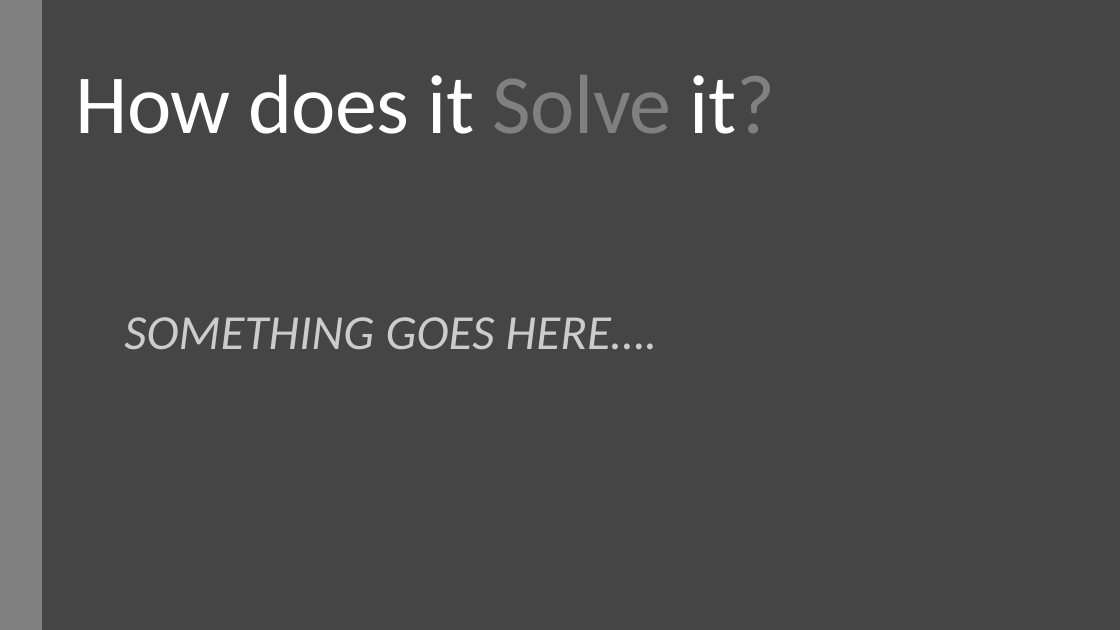
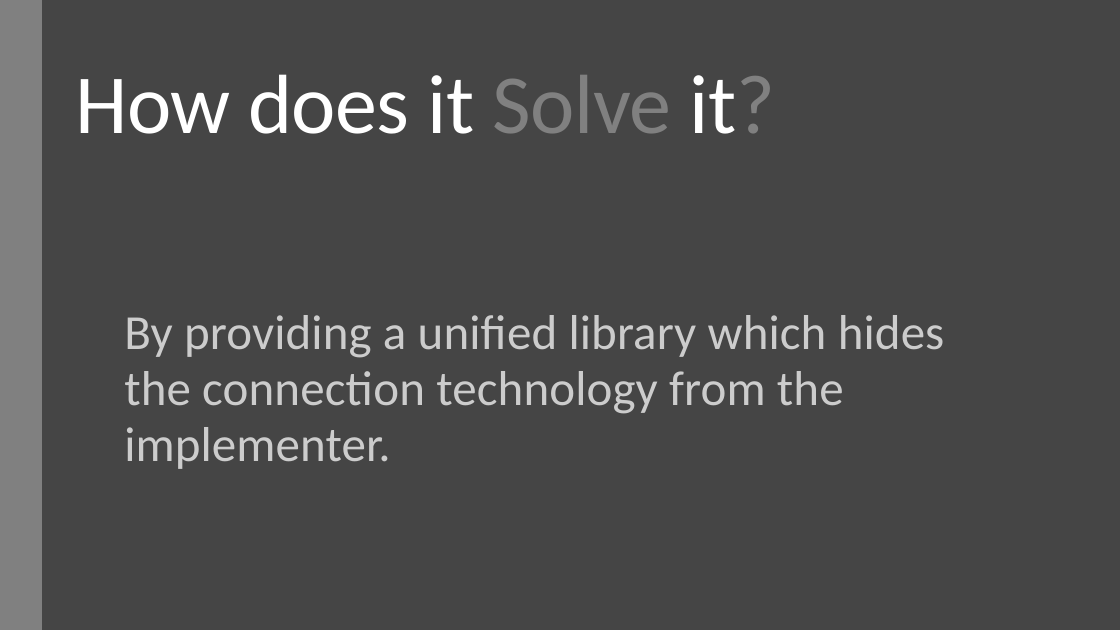
Before and after one commit to derikwhittaker/Demo.SignalR, a slide deck: slide 6 of RoanokeNug/DerikWhittaker_SignalR.pptx (slide 5 before the commit). Drawn at 1120x630 pixels with LibreOffice and Linux fonts; fonts in the diff are those of the drawing. Boxes give left, top, right and bottom in pixels: in the first picture for what was removed or moved away, otherwise in the second. Text is boxed around its words. In the diff, an @@ line names an element or a change of style, - is before the commit and + after.

```diff
--- a/RoanokeNug/DerikWhittaker_SignalR.pptx
+++ b/RoanokeNug/DerikWhittaker_SignalR.pptx
@@ text at (124, 315, 945, 469): text changed; italic off @@
-SOMETHING GOES HERE….
+By providing a unified library which hides the connection technology from the implementer.
```
Also in this commit, not shown: 6 other slides changed, 20 slides added, 4 slides removed, 6 other files.
